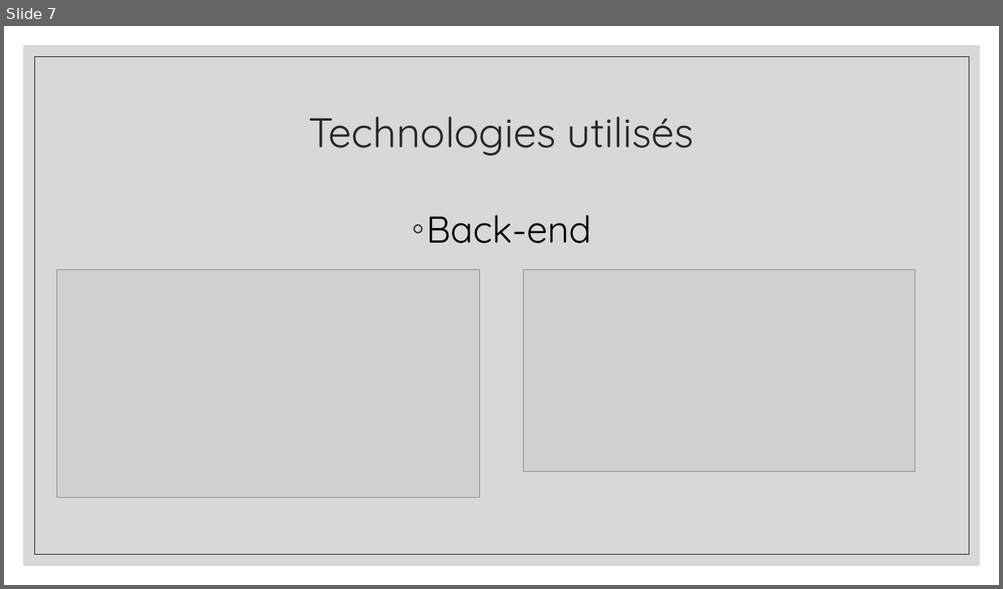
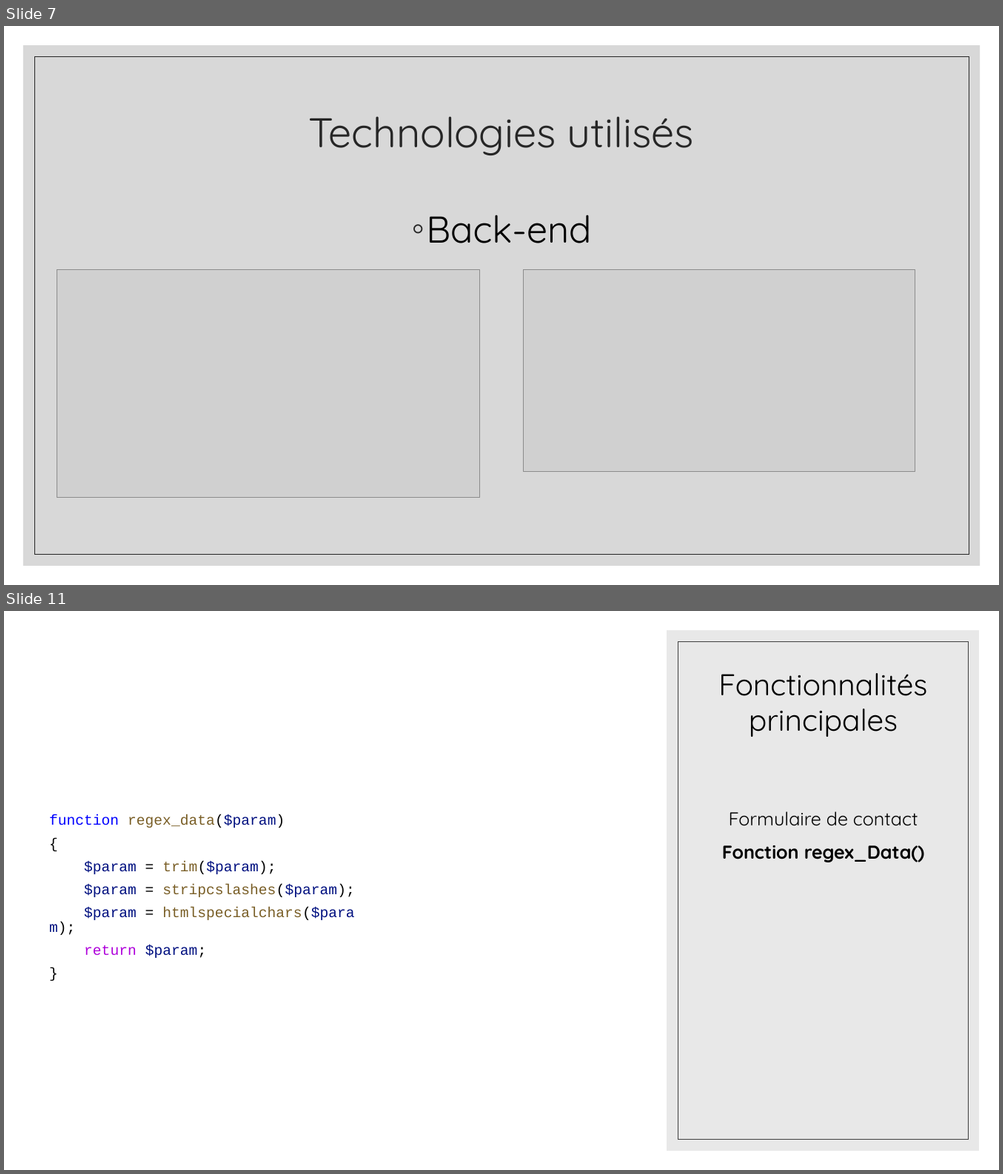
Before and after one commit to reyvaxreecded/Doc-Exam, a slide deck: Diapo.odp. Shown one above the other, each under a label of ours: slide 7 before the commit, slides 7 and 11 after it; the slides between them are not shown. The pictures are 1003x589 and 1003x1174 pixels, drawn with LibreOffice and Linux fonts; fonts in the diff are those of the drawing; grey boxes stand for pictures. Boxes give left, top, right and bottom in pixels: in the first picture for what was removed or moved away, otherwise in the second. Text is boxed around its words. In the diff, an @@ line names an element or a change of style, - is before the commit and + after.

```diff
--- a/Diapo.odp
+++ b/Diapo.odp
@@ slide 11 added at [4,611,999,1170], background #FFFFFF @@
@@ freeform shape added at [666,630,979,1151], fill #D9D9D9 at 60% opacity @@
@@ freeform shape added at [677,641,968,1140], outline #404040 0.51 pt @@
@@ title added at [718,673,927,737], 29 pt, text #000000 @@
+Fonctionnalités principales
@@ text added at [49,815,354,958], 14 pt, text #001080 @@
+function regex_data($param)
+{
+$param = trim($param);
+$param = stripcslashes($param);
+$param = htmlspecialchars($param);
+return $param;
+}
@@ text added at [722,812,925,863], 18 pt, text #000000, bold @@
+Formulaire de contact
+Fonction regex_Data()
```
Also in this commit, not shown: 12 slides changed, 8 other slides added, 4 slides removed.
